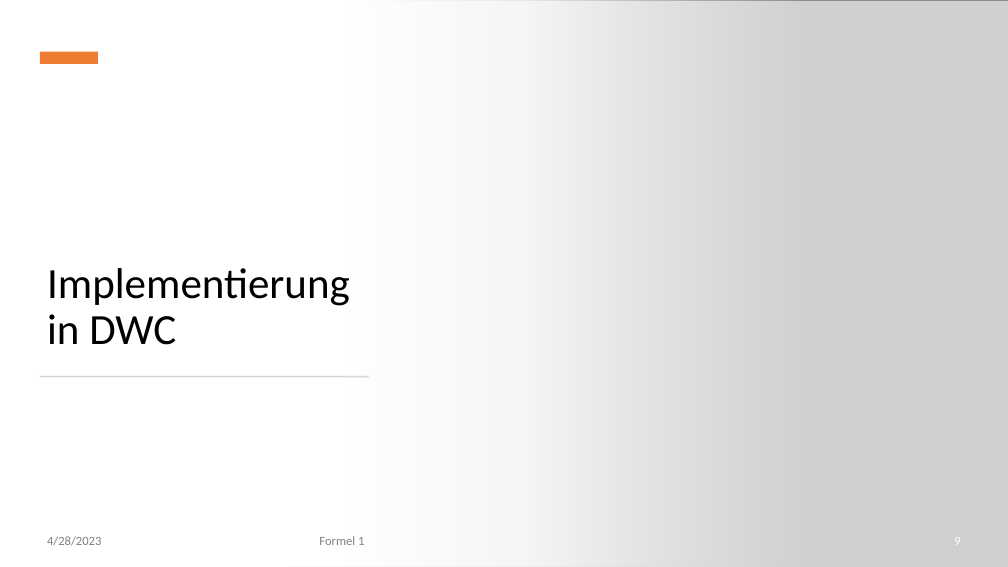
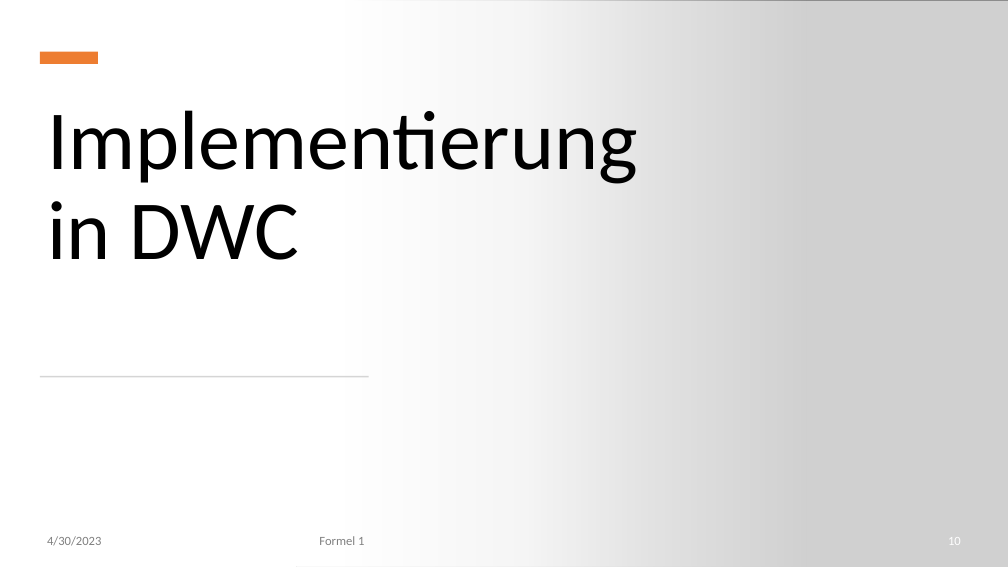
Before and after one commit to NicoHenzel/DataWarehouseWorkshop, a slide deck: slide 10 of Präsentation.pptx (slide 9 before the commit). Drawn at 1008x567 pixels with LibreOffice and Linux fonts; fonts in the diff are those of the drawing; grey boxes stand for pictures. Boxes give left, top, right and bottom in pixels: in the first picture for what was removed or moved away, otherwise in the second. Text is boxed around its words. In the diff, an @@ line names an element or a change of style, - is before the commit and + after.

```diff
--- a/Präsentation.pptx
+++ b/Präsentation.pptx
@@ picture: place and size @@
-picture at bbox=[291, 0, 1008, 567]
+picture at bbox=[296, 0, 1008, 567]
@@ title "Implementierung in DWC" at bbox=[47, 110, 638, 260]: size 41 to 80 pt; vertical alignment bottom to top @@
@@ text at bbox=[47, 536, 101, 546]: text changed @@
-4/28/2023
+4/30/2023
@@ page number at bbox=[948, 537, 961, 545]: text changed @@
-9
+10
```
Also in this commit, not shown: 14 other slides changed, 1 slide added, 1 other file.
